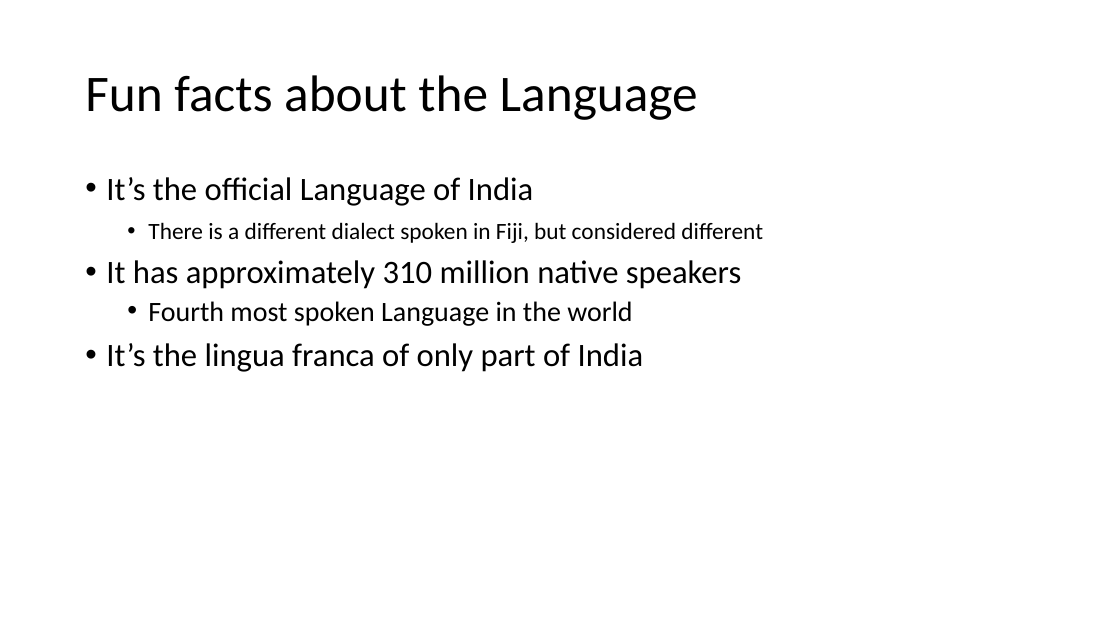
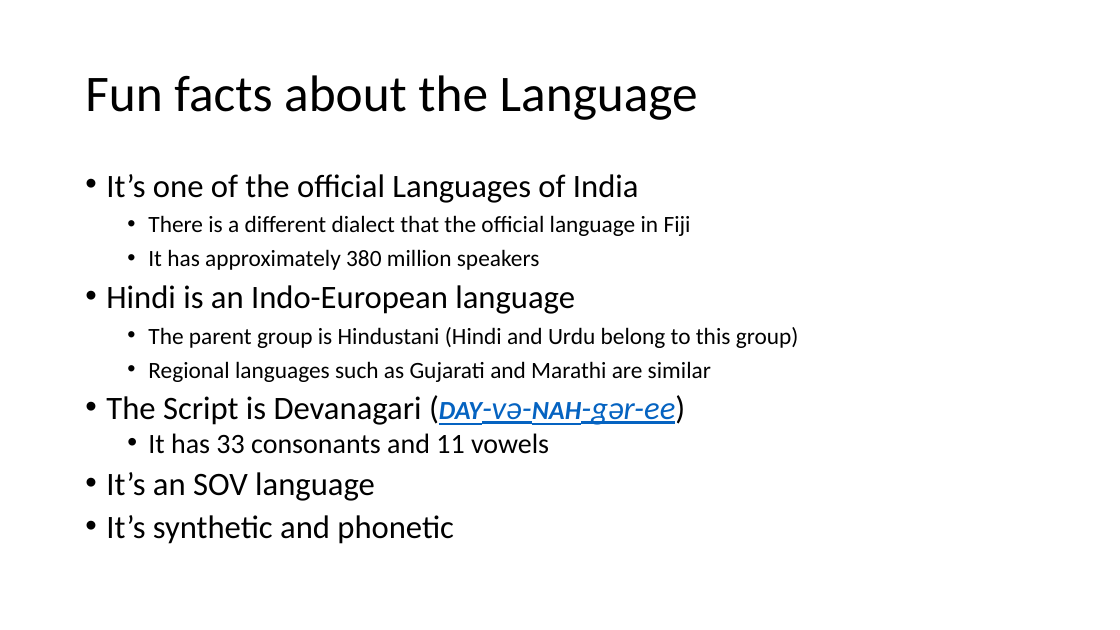
Before and after one commit to arifyali/NLP-LING-572-Fall-2016, a slide deck: slide 2 of NLP Language Presentation.pptx. Drawn at 1120x630 pixels with LibreOffice and Linux fonts; fonts in the diff are those of the drawing. Boxes give left, top, right and bottom in pixels: in the first picture for what was removed or moved away, otherwise in the second. Text is boxed around its words. In the diff, an @@ line names an element or a change of style, - is before the commit and + after.

```diff
--- a/NLP Language Presentation.pptx
+++ b/NLP Language Presentation.pptx
@@ text at <box>106,174,799,544</box>: text changed; size 28 to 20 pt @@
-• It’s the official Language of India
-    • There is a different dialect spoken in Fiji, but considered different
-• It has approximately 310 million native speakers
-  • Fourth most spoken Language in the world
-• It’s the lingua franca of only part of India
+• It’s one of the official Languages of India
+    • There is a different dialect that the official language in Fiji
+    • It has approximately 380 million speakers
+  • Hindi is an Indo-European language
+    • The parent group is Hindustani (Hindi and Urdu belong to this group)
+    • Regional languages such as Gujarati and Marathi are similar
+  • The Script is Devanagari (day-və-nah-gər-ee)
+  • It has 33 consonants and 11 vowels
+• It’s an SOV language
+• It’s synthetic and phonetic
```
Also in this commit, not shown: 3 other slides changed, 3 slides added, 3 slides removed, 4 other files.
